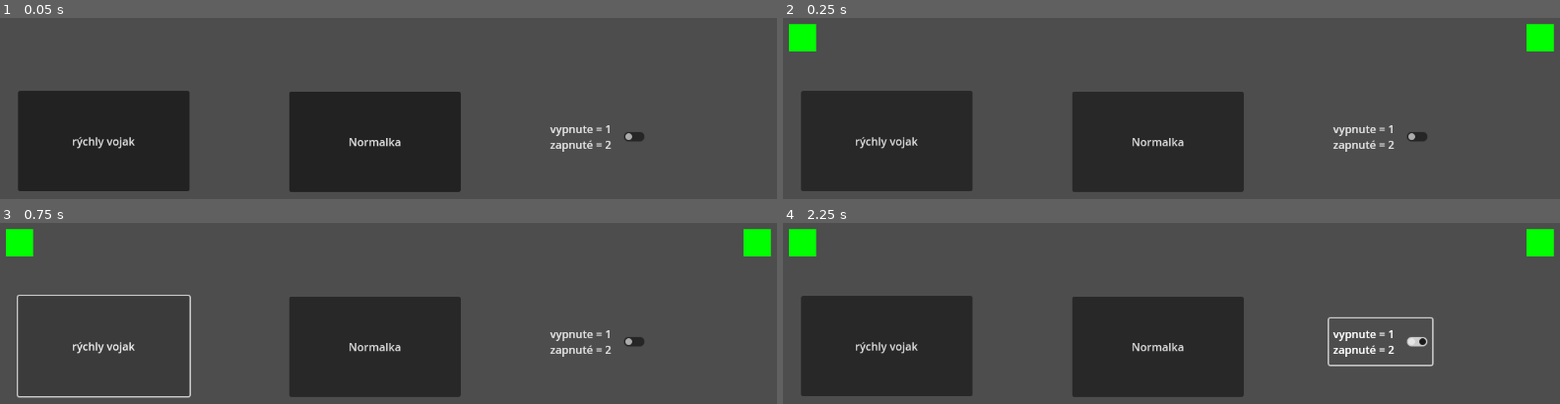
Above: before the commit, frames 1-4 (two rows, left to right).
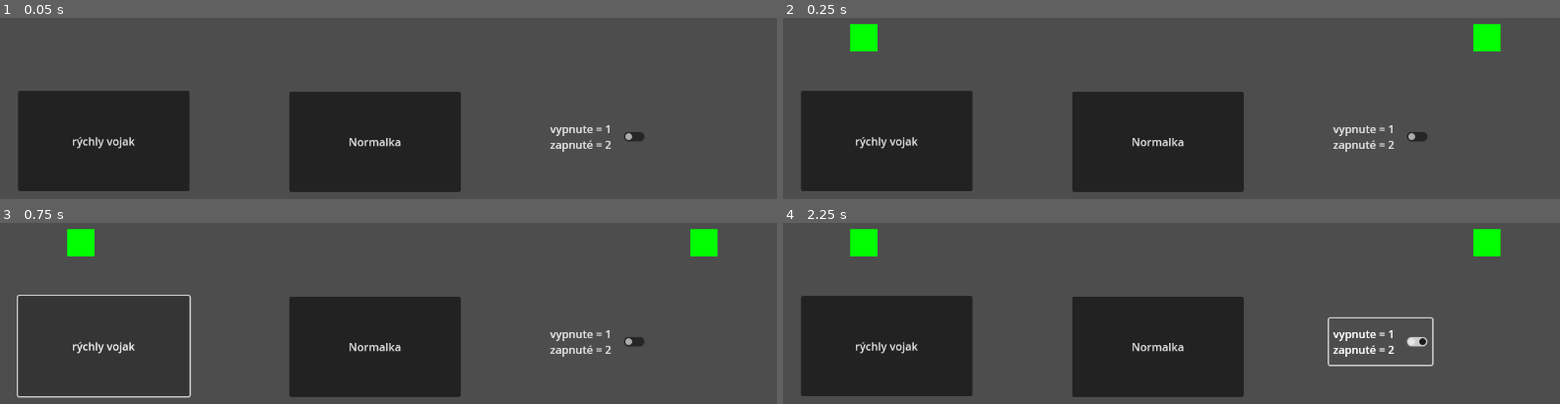
Above: after the commit, the same moments.

Repository: Railovec/War-Fight
Game: Godot game, scene res://test_main.tscn
The game is run twice, just before and just after one commit, with the same random seed, the same clock (stepped at 60 frames per second) and the same inputs. This scene is started directly instead of the project's main scene.
Inputs:
- Up to frame 1 (0.05 s): no input
- Up to frame 2 (0.25 s): no input
- Up to frame 3 (0.75 s): click "rýchly vojak" at 0.5 s
- Up to frame 4 (2.25 s): click "rýchly vojak" at 1.25 s; click "vypnute = 1 zapnuté = 2" at 2 s

Frame 1 is identical in both runs. In frame 2, 2.2% of the frame differs, in the area x 0-100%, y 3-19%; in frame 3, 2.2%; in frame 4, 2.2%.

Commit message:
0.0.5.
hotový connect medzi server-client, možno tam sú nejaké veci čo treba ale keď to funguje necham ich tam

Diff:
--- a/battle_manager.gd
+++ b/battle_manager.gd
@@ -49,6 +49,8 @@
 	handle_combat()
 	cleanup_dead_units()
 	check_base_hit()
+
+
 
 	var snap = get_game_snapshot()
 	# print("--- SNAPSHOT ---")
@@ -210,8 +212,12 @@
 
 		if bases_hp[1] <= 0:
 			print_rich("[color=green]HRÁČ Č 2 VYHRAL [/color]")
+			await get_tree().create_timer(TICK_RATE).timeout
+			get_tree().quit()
 		elif bases_hp[2] <= 0:
 			print_rich("[color=green]HRÁČ Č 1 VYHRAL [/color]")
+			await get_tree().create_timer(0.5).timeout
+			get_tree().quit()
 
 
 func get_game_snapshot() -> Dictionary:
--- a/klient/client_scene.gd
+++ b/klient/client_scene.gd
@@ -10,26 +10,56 @@
 var hrac: int = 1
 
 func _ready():
+	var heartbeat_timer = Timer.new()
+	heartbeat_timer.wait_time = 0.5 # Každú pol sekundu pošle "ping"
+	heartbeat_timer.autostart = true
+	heartbeat_timer.timeout.connect(func():
+		if socket.get_ready_state() == WebSocketPeer.STATE_OPEN:
+			socket.send_text(JSON.stringify({"type": "ping"}))
+	)
+	add_child(heartbeat_timer)
+	socket.set_no_delay(true)
 	print("🚀 Štartujem klienta...")
 	var err := socket.connect_to_url(websocket_url)
 	if err != OK:
 		print("❌ Chyba pripojenia na server")
 		set_process(false)
 
+	var refresh_timer = Timer.new()
+	refresh_timer.wait_time = 0.1
+	refresh_timer.autostart = true
+	refresh_timer.timeout.connect(func(): queue_redraw())
+	add_child(refresh_timer)
+	socket.inbound_buffer_size = 65536 * 2
+	socket.outbound_buffer_size = 65536
+
 func _process(_delta):
-	socket.poll() # Dôležité: Aktualizuje stav socketu
+	socket.poll()
+	# DOPLNENÝ RIADOK: Force-flush alebo overenie stavu
+	if socket.get_ready_state() == WebSocketPeer.STATE_CONNECTING or socket.get_ready_state() == WebSocketPeer.STATE_OPEN:
+		# Tento príkaz prinúti engine skontrolovať buffer
+		var _unused = socket.get_available_packet_count()
 
 	var state := socket.get_ready_state()
 
 	if state == WebSocketPeer.STATE_OPEN:
-		# KĽÚČOVÁ OPRAVA: Prečítame VŠETKY čakajúce správy v bufferi
+		var has_new_data = false
+
+		# Spracujeme VŠETKY čakajúce správy v tomto snímku
 		while socket.get_available_packet_count() > 0:
 			var packet := socket.get_packet()
 			if socket.was_string_packet():
 				_on_message(packet.get_string_from_utf8())
+				has_new_data = true
+
+		# Ak prišli akékoľvek nové dáta, okamžite prekreslíme obrazovku
+		if has_new_data:
+			queue_redraw()
 
 	elif state == WebSocketPeer.STATE_CLOSED:
-		print("⚠️ Spojenie so serverom sa prerušilo")
+		var code = socket.get_close_code()
+		var reason = socket.get_close_reason()
+		print("⚠️ Spojenie prerušené. Kód: %d, Dôvod: %s" % [code, reason])
 		set_process(false)
 
 func _on_message(text: String):
@@ -54,9 +84,12 @@
 
 	if not my_data.is_empty():
 		var mana = my_data.get("mana", 0)
-		if btn_rychly: btn_rychly.disabled = (mana < 9)
-		if btn_vojak: btn_vojak.disabled = (mana < 6)
+		# if btn_rychly: btn_rychly.disabled = (mana < 9)
+		# if btn_vojak: btn_vojak.disabled = (mana < 6)
 
+
+	print("Nové dáta prijaté! Počet jednotiek: ", snapshot.get("units", []).size())
+	last_snapshot = snapshot
 	# VYNÚTIME prekreslenie (zavolá _draw)
 	queue_redraw()
 
@@ -71,7 +104,7 @@
 		var pos_x = u.get("pos", 0)
 
 		# Farba podľa hráča
-		var color = Color.RED if str(owner) == "1" else Color.BLUE
+		var color = Color.BLUE if int(owner) == 1 else Color.RED
 
 		# Vykreslenie (Y je nastavené na 400, pos_x berieme zo servera)
 		draw_rect(Rect2(Vector2(pos_x, 400), Vector2(20, 20)), color)
@@ -82,12 +115,12 @@
 	# Základňa 1 (vľavo)
 	if players.has("base_hp_1"):
 		var hp1 = players["base_hp_1"]
-		draw_rect(Rect2(Vector2(20, 380), Vector2(40, 40)), Color.GREEN if hp1 > 0 else Color.RED)
+		draw_rect(Rect2(Vector2(150-40, 380), Vector2(40, 40)), Color.GREEN if hp1 > 0 else Color.RED) #150 pride zo servera a -40 je veľkostť campu
 
 	# Základňa 2 (vpravo)
 	if players.has("base_hp_2"):
 		var hp2 = players["base_hp_2"]
-		draw_rect(Rect2(Vector2(1100, 380), Vector2(40, 40)), Color.GREEN if hp2 > 0 else Color.RED)
+		draw_rect(Rect2(Vector2(1002+20, 380), Vector2(40, 40)), Color.GREEN if hp2 > 0 else Color.RED) #1002 pride zo servera a +20 je veľkostť campu -> tak to centruje nwm prečo...
 
 # --- OVLÁDANIE (Tlačidlá) ---
 
@@ -110,192 +143,3 @@
 func _on_check_button_toggled(toggled_on: bool):
 	hrac = 2 if toggled_on else 1
 	print("👤 Prepnutý na hráča: ", hrac)
-#
-#
-#
-#
-#
-#
-#
-#
-#
-#
-#
-#
-#
-#
-#
-#
-#
-#
-#
-#
-#
-#
-#
-#
-#
-#
-#
-#
-#
-#
-#
-#
-#
-#
-#
-#
-#
-#
-#
-#
-#
-#
-#
-#
-#
-#
-#
-#
-#
-#
-#
-#
-#
-#
-#
-#
-#
-#
-#
-#
-#
-#
-#
-##STARÝ KÓD (ŚURADNICE Z NEHO TREBA VYBRAŤ)
-#STARÝ KÓD (ŚURADNICE Z NEHO TREBA VYBRAŤ)
-#STARÝ KÓD (ŚURADNICE Z NEHO TREBA VYBRAŤ)
-#STARÝ KÓD (ŚURADNICE Z NEHO TREBA VYBRAŤ)
-#STARÝ KÓD (ŚURADNICE Z NEHO TREBA VYBRAŤ)
-#STARÝ KÓD (ŚURADNICE Z NEHO TREBA VYBRAŤ)
-#STARÝ KÓD (ŚURADNICE Z NEHO TREBA VYBRAŤ)
-#
-#
-#
-#
-#
-#
-#extends Node2D
-#
-#@export var websocket_url := "ws://localhost:9080"
-#
-#var socket := WebSocketPeer.new()
-#var last_snapshot: Dictionary = {}
-#var hrac: int = 1
-#
-#
-#func _ready():
-	#print("✅ Client ready")
-#
-	#var err := socket.connect_to_url(websocket_url)
-	#if err != OK:
-		#push_error("❌ Neviem sa pripojiť na server")
-		#set_process(false)
-	#else:
-		#print("🔌 Pripájam sa na server...")
-#
-#
-#func _process(_delta):
-	#socket.poll()
-#
-	#var state := socket.get_ready_state()
-#
-	#if state == WebSocketPeer.STATE_OPEN:
-		#while socket.get_available_packet_count() > 0:
-			#var packet := socket.get_packet()
-			#if socket.was_string_packet():
-				#_on_message(packet.get_string_from_utf8())
-#
-	#elif state == WebSocketPeer.STATE_CLOSED:
-		#print("❌ Spojenie so serverom padlo")
-		#set_process(false)
-#
-#
-#func _on_message(text: String):
-	#var msg := JSON.parse_string(text)
-	#if msg == null:
-		#return
-#
-	#if msg.has("type") and msg["type"] == "snapshot":
-		#update_snapshot(msg["data"])
-#
-#
-## ======================
-## UI → SERVER
-## ======================
-#
-#func _on_vojak_pressed():
-	#request_play_card("spawn_vojak")
-#
-#func _on_rýchly_vojak_pressed():
-	#request_play_card("spawn_vojak_rychly")
-#
-#
-#func request_play_card(card_id: String):
-	#if socket.get_ready_state() != WebSocketPeer.STATE_OPEN:
-		#return
-#
-	#var msg := {
-		#"type": "play_card",
-		#"player": hrac,
-		#"card": card_id
-	#}
-#
-	#socket.send_text(JSON.stringify(msg))
-#
-#
-## ======================
-## SERVER → CLIENT
-## ======================
-#
-#func update_snapshot(snapshot: Dictionary):
-	#last_snapshot = snapshot
-#
-	#if not snapshot.has("players"):
-		#return
-#
-	#var mana := snapshot["players"][hrac]["mana"]
-	#$"rýchly vojak".disabled = mana < 9
-	#$vojak.disabled = mana < 6
-#
-	#queue_redraw()
-#
-#
-## ======================
-## DRAW
-## ======================
-#
-#func _draw():
-	#if last_snapshot.is_empty():
-		#return
-#
-	## jednotky
-	#for u in last_snapshot["units"]:
-		#var color := Color.RED if u["owner"] == 1 else Color.BLUE
-		#var pos := Vector2(u["pos"], 400)
-		#draw_rect(Rect2(pos, Vector2(10, 10)), color)
-#
-	## bases
-	#for id in [1, 2]:
-		#var base_hp := last_snapshot["players"]["base_hp_%d" % id]
-		#var base_pos := Vector2(150 - 20 if id == 1 else 1002 + 20, 390)
-		#draw_rect(Rect2(base_pos, Vector2(20, 20)), Color.GREEN)
-#
-#
-## ======================
-## PLAYER SWITCH
-## ======================
-#
-#func _on_check_button_toggled(toggled_on: bool):
-	#hrac = 2 if toggled_on else 1
--- a/project.godot
+++ b/project.godot
@@ -1,3 +1,11 @@
+; Engine configuration file.
+; It's best edited using the editor UI and not directly,
+; since the parameters that go here are not all obvious.
+;
+; Format:
+;   [section] ; section goes between []
+;   param=value ; assign values to parameters
+
 config_version=5
 
 [application]
--- a/server_main.gd
+++ b/server_main.gd
@@ -16,6 +16,13 @@
 		set_process(false)
 	else:
 		print("✅ SERVER BEŽÍ NA PORTE", PORT)
+
+	# Pridaj toto do _ready() v serverovom scripte
+	var broadcast_timer := Timer.new()
+	broadcast_timer.wait_time = 0.2 # Rovnaký čas ako TICK_RATE
+	broadcast_timer.autostart = true
+	broadcast_timer.timeout.connect(broadcast_snapshot)
+	add_child(broadcast_timer)
 
 
 func _process(_delta):
